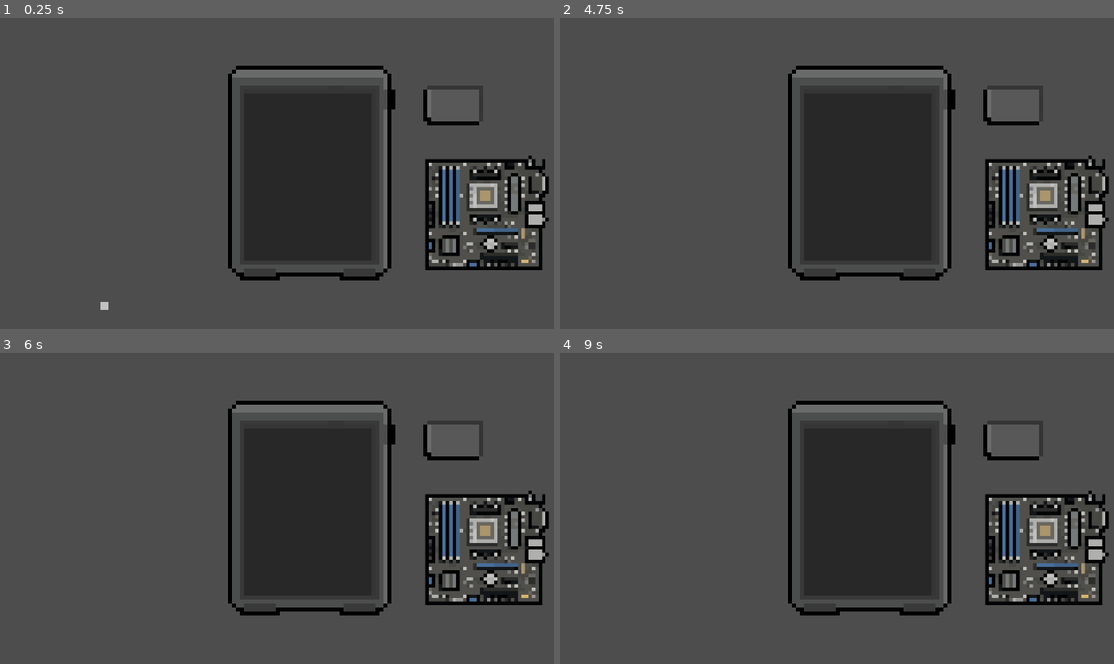
Above: before the commit, frames 1-4 (two rows, left to right).
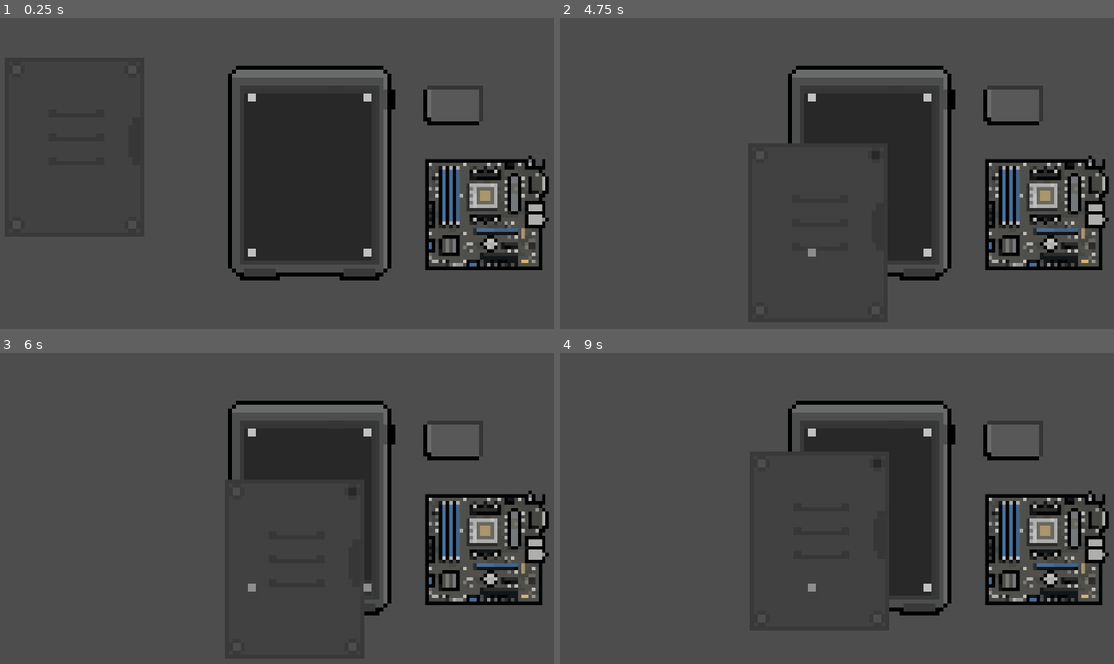
Above: after the commit, the same moments.

Repository: Raikosuu/Full-Tech-Panic_Public
Game: Godot game, scene res://scenes/minigame_1_v_2.tscn
The game is run twice, just before and just after one commit, with the same random seed, the same clock (stepped at 60 frames per second) and the same inputs. This scene is started directly instead of the project's main scene.
Inputs (mouse positions are in pixels of both pictures, inside the frame that each line leads up to):
- Up to frame 1 (0.25 s): no input
- Up to frame 2 (4.75 s): tap Enter at 0.5, 2, 3.5 s; move the mouse to (1014, 148) at 0.52 s; hold D (move_right) 0.53-1.25 s; click (1014, 148) at 0.67 s; tap Space at 1.25, 2.75, 4.25 s; drag from (742, 182) to (909, 105) at 1.27 s; move the mouse to (936, 86) at 2.02 s; hold D (move_right) 2.03-2.75 s; click (936, 86) at 2.17 s; drag from (842, 235) to (681, 111) at 2.77 s; move the mouse to (1064, 220) at 3.52 s; hold A (move_left) 3.53-4.25 s; click (1064, 220) at 3.67 s; drag from (681, 111) to (870, 201) at 4.27 s
- Up to frame 3 (6 s): move the mouse to (343, 499) at 5.02 s; hold S (move_down) 5.03-5.75 s; click (343, 499) at 5.17 s; drag from (216, 412) to (182, 517) at 5.77 s
- Up to frame 4 (9 s): move the mouse to (1014, 483) at 6.52 s; hold W (move_up) 6.53-7.25 s; click (1014, 483) at 6.67 s; drag from (742, 517) to (909, 440) at 7.27 s; move the mouse to (936, 421) at 8.02 s; hold S (move_down) 8.03-8.75 s; click (936, 421) at 8.17 s; drag from (842, 570) to (681, 446) at 8.77 s

The runs differ from the first frame. In frame 1, 0.2% of the frame differs, in the area x 18-68%, y 24-94%; in frame 2, 5.0%; in frame 3, 7.2%, in the area x 41-68%, y 24-85%; in frame 4, 6.4%.

Commit message:
made all screws in the panel

Diff:
--- a/scenes/minigame_1_v_2.tscn
+++ b/scenes/minigame_1_v_2.tscn
@@ -6,7 +6,7 @@
 [ext_resource type="PackedScene" uid="uid://duno78x0srmi8" path="res://scenes/su_battery.tscn" id="3_ebvq3"]
 [ext_resource type="PackedScene" uid="uid://bhph80goxwfn5" path="res://scenes/snap_zone.tscn" id="4_cn6rf"]
 [ext_resource type="Script" uid="uid://mxawbst031b8" path="res://scripts/BATTERYscript.gd" id="5_fpq7e"]
-[ext_resource type="PackedScene" uid="uid://ccxttvxg0gs8" path="res://scenes/screws.tscn" id="7_s6qws"]
+[ext_resource type="PackedScene" uid="uid://bcg8ruhd4vc5n" path="res://scenes/su_panel.tscn" id="8_s7b8k"]
 
 [node name="Minigame1_v2" type="Node2D"]
 
@@ -36,7 +36,5 @@
 accepted_components = Array[NodePath]([NodePath("../../MoBo")])
 accepted_type = "MOBO"
 
-[node name="Screws" type="Node2D" parent="."]
-
-[node name="Screws" parent="Screws" instance=ExtResource("7_s6qws")]
-position = Vector2(-52, 7)
+[node name="SU_panel" parent="." instance=ExtResource("8_s7b8k")]
+position = Vector2(-59, -7)
--- a/scenes/screws.tscn
+++ b/scenes/screws.tscn
@@ -1,11 +1,13 @@
-[gd_scene load_steps=3 format=3 uid="uid://ccxttvxg0gs8"]
+[gd_scene load_steps=4 format=3 uid="uid://ccxttvxg0gs8"]
 
 [ext_resource type="Texture2D" uid="uid://ed782i1hjv0p" path="res://assets/Computer parts/SystemUnit/SU_Screw.png" id="1_ktxl3"]
+[ext_resource type="Script" uid="uid://dsk6yyxikucek" path="res://scripts/screws.gd" id="1_x8gdb"]
 
 [sub_resource type="RectangleShape2D" id="RectangleShape2D_x8gdb"]
 size = Vector2(2, 2)
 
 [node name="Screws" type="RigidBody2D"]
+script = ExtResource("1_x8gdb")
 
 [node name="SuScrew" type="Sprite2D" parent="."]
 texture = ExtResource("1_ktxl3")
--- a/scenes/su_panel.tscn
+++ b/scenes/su_panel.tscn
@@ -1,12 +1,16 @@
-[gd_scene load_steps=3 format=3 uid="uid://bcg8ruhd4vc5n"]
+[gd_scene load_steps=6 format=3 uid="uid://bcg8ruhd4vc5n"]
 
+[ext_resource type="Script" uid="uid://eylnd6gf1gvm" path="res://scripts/panel.gd" id="1_adlao"]
 [ext_resource type="Texture2D" uid="uid://ch5wvsfuxxk8l" path="res://assets/Computer parts/SystemUnit/SU_Panel.png" id="1_g5wu7"]
+[ext_resource type="PackedScene" uid="uid://ccxttvxg0gs8" path="res://scenes/screws.tscn" id="2_adlao"]
+[ext_resource type="PackedScene" uid="uid://bhph80goxwfn5" path="res://scenes/snap_zone.tscn" id="4_uw3r2"]
 
 [sub_resource type="RectangleShape2D" id="RectangleShape2D_adlao"]
 size = Vector2(35, 45)
 
 [node name="SU_panel" type="RigidBody2D"]
 lock_rotation = true
+script = ExtResource("1_adlao")
 
 [node name="Sprite2D" type="Sprite2D" parent="."]
 texture = ExtResource("1_g5wu7")
@@ -14,3 +18,33 @@
 [node name="CollisionShape2D" type="CollisionShape2D" parent="."]
 position = Vector2(-0.5, 2.5)
 shape = SubResource("RectangleShape2D_adlao")
+
+[node name="screws" type="Node2D" parent="."]
+
+[node name="Screws" parent="screws" instance=ExtResource("2_adlao")]
+position = Vector2(-15, -17)
+
+[node name="snapzone" parent="screws/Screws" instance=ExtResource("4_uw3r2")]
+scale = Vector2(0.1, 0.1)
+accepted_components = Array[NodePath]([NodePath("..")])
+
+[node name="Screws2" parent="screws" instance=ExtResource("2_adlao")]
+position = Vector2(14, -17)
+
+[node name="snapzone" parent="screws/Screws2" instance=ExtResource("4_uw3r2")]
+scale = Vector2(0.1, 0.1)
+accepted_components = Array[NodePath]([NodePath("..")])
+
+[node name="Screws3" parent="screws" instance=ExtResource("2_adlao")]
+position = Vector2(-15, 22)
+
+[node name="snapzone" parent="screws/Screws3" instance=ExtResource("4_uw3r2")]
+scale = Vector2(0.1, 0.1)
+accepted_components = Array[NodePath]([NodePath("..")])
+
+[node name="Screws4" parent="screws" instance=ExtResource("2_adlao")]
+position = Vector2(14, 22)
+
+[node name="snapzone" parent="screws/Screws4" instance=ExtResource("4_uw3r2")]
+scale = Vector2(0.1, 0.1)
+accepted_components = Array[NodePath]([NodePath("..")])
--- /dev/null
+++ b/scripts/panel.gd
@@ -0,0 +1,33 @@
+extends "res://scripts/drag_cont.gd"
+
+func _ready() -> void:
+	freeze = true
+	gravity_scale = 0
+	_disable_screw_snap_zones()
+	for screw in $screws.get_children():
+		screw.screwed_off.connect(_on_screw_removed)
+		screw.snap_zone = screw.get_node("SnapZone")
+
+func _on_screw_removed() -> void:
+	var removed_count = 0
+	for screw in $screws.get_children():
+		if screw.is_removed:
+			removed_count += 1
+	if removed_count >= $screws.get_child_count():
+		freeze = false
+	else:
+		freeze = true
+
+func _disable_screw_snap_zones() -> void:
+	for screw in $screws.get_children():
+		var sz = screw.get_node_or_null("SnapZone")
+		if sz:
+			sz.monitoring = false
+			sz.monitorable = false
+
+func enable_screw_snap_zones() -> void:
+	for screw in $screws.get_children():
+		var sz = screw.get_node_or_null("SnapZone")
+		if sz:
+			sz.monitoring = true
+			sz.monitorable = true
--- /dev/null
+++ b/scripts/screws.gd
@@ -0,0 +1,111 @@
+extends RigidBody2D
+
+signal screwed_off
+
+var is_removed: bool = false
+var is_grabbed: bool = false
+var touch_index: int = -1
+var drag_offset: Vector2 = Vector2.ZERO
+var snapped: bool = true
+var _snap_target: Vector2 = Vector2.ZERO
+var snap_zone: Area2D = null
+
+func _ready() -> void:
+	# Collision conflict resolver
+	top_level = true  # makes it ignore parent transform for physics
+	_snap_target = global_position
+	freeze = true
+	gravity_scale = 0
+
+	_snap_target = global_position
+	freeze = true
+	gravity_scale = 0
+
+
+func _process(_delta: float) -> void:
+	if snapped:
+		global_position = _snap_target
+		return
+	if is_grabbed:
+		var still_held: bool = false
+		if touch_index == -1:
+			still_held = Input.is_mouse_button_pressed(MOUSE_BUTTON_LEFT)
+		else:
+			still_held = true
+		if not still_held:
+			_release()
+			return
+		var target_pos: Vector2
+		if touch_index == -1:
+			target_pos = get_global_mouse_position() - drag_offset
+		else:
+			target_pos = get_viewport().get_touch_position(touch_index) - drag_offset
+		linear_velocity = (target_pos - global_position) * 15
+
+func _input(event: InputEvent) -> void:
+	if not is_removed:
+		if event is InputEventMouseButton and event.button_index == MOUSE_BUTTON_LEFT and event.pressed:
+			if _is_point_inside(to_local(get_global_mouse_position())):
+				_pop_off()
+		elif event is InputEventScreenTouch and event.pressed:
+			if _is_point_inside(to_local(event.position)):
+				_pop_off()
+		return
+
+	if snapped:
+		return
+	if event is InputEventMouseButton and event.button_index == MOUSE_BUTTON_LEFT and touch_index == -1:
+		if event.pressed:
+			if _is_point_inside(to_local(get_global_mouse_position())):
+				drag_offset = to_local(get_global_mouse_position())
+				_grab()
+	elif event is InputEventScreenTouch:
+		if event.pressed and not is_grabbed:
+			if _is_point_inside(to_local(event.position)):
+				touch_index = event.index
+				drag_offset = to_local(event.position)
+				_grab()
+		elif not event.pressed and event.index == touch_index:
+			touch_index = -1
+			_release()
+
+func _pop_off() -> void:
+	is_removed = true
+	snapped = false
+	freeze = false
+	gravity_scale = 0
+	emit_signal("screwed_off")
+
+func _grab() -> void:
+	is_grabbed = true
+	gravity_scale = 0
+	linear_velocity = Vector2.ZERO
+
+func _release() -> void:
+	is_grabbed = false
+	if snap_zone and snap_zone.get_overlapping_bodies().has(self):
+		snap(_snap_target)
+	else:
+		gravity_scale = 0
+
+func snap(target_position: Vector2) -> void:
+	snapped = true
+	is_grabbed = false
+	is_removed = false
+	linear_velocity = Vector2.ZERO
+	gravity_scale = 0
+	freeze_mode = RigidBody2D.FREEZE_MODE_KINEMATIC
+	freeze = true
+	_snap_target = target_position
+	global_position = _snap_target
+	emit_signal("screwed_off")
+
+func _is_point_inside(local_pos: Vector2) -> bool:
+	for child in get_children():
+		if child is CollisionShape2D and child.shape:
+			var shape = child.shape
+			if shape is CircleShape2D:
+				return local_pos.length() <= shape.radius
+			elif shape is RectangleShape2D:
+				return Rect2(-shape.size / 2, shape.size).has_point(local_pos)
+	return false
Not shown, added: scripts/panel.gd.uid
Not shown, added: scripts/screws.gd.uid
